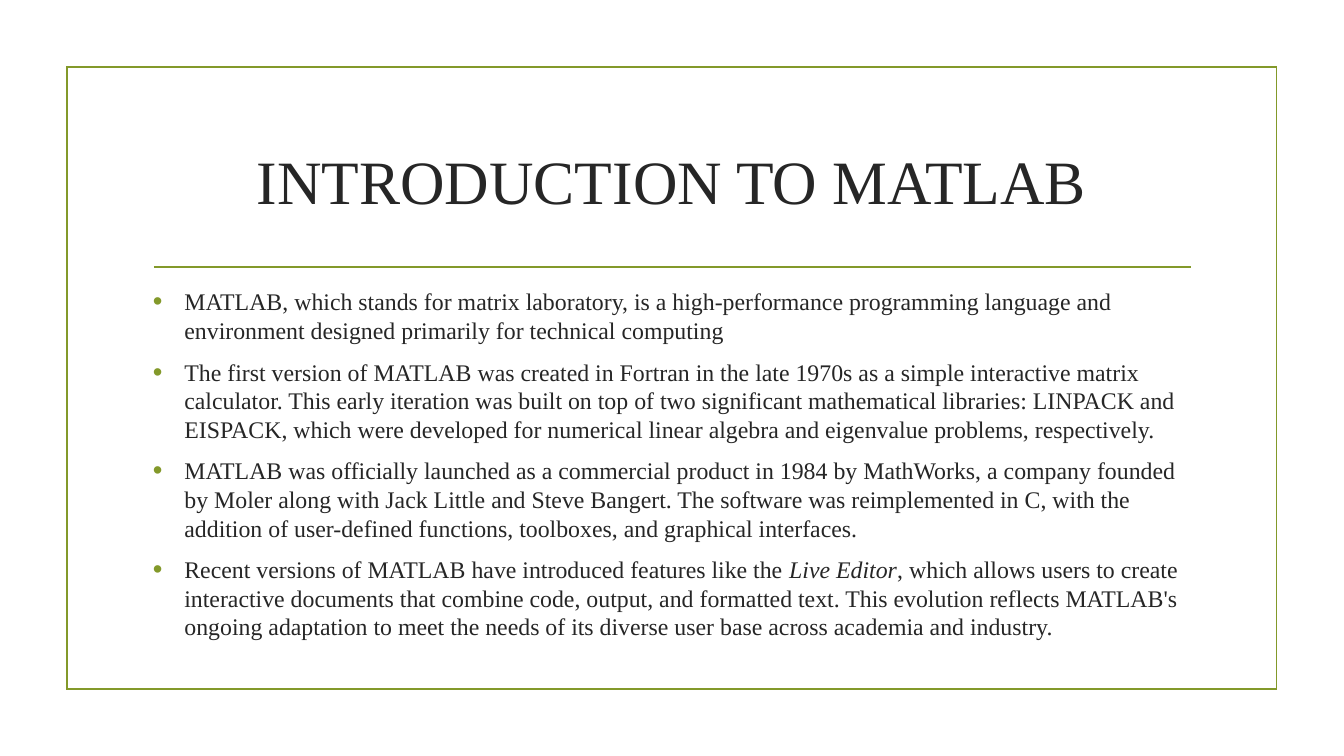
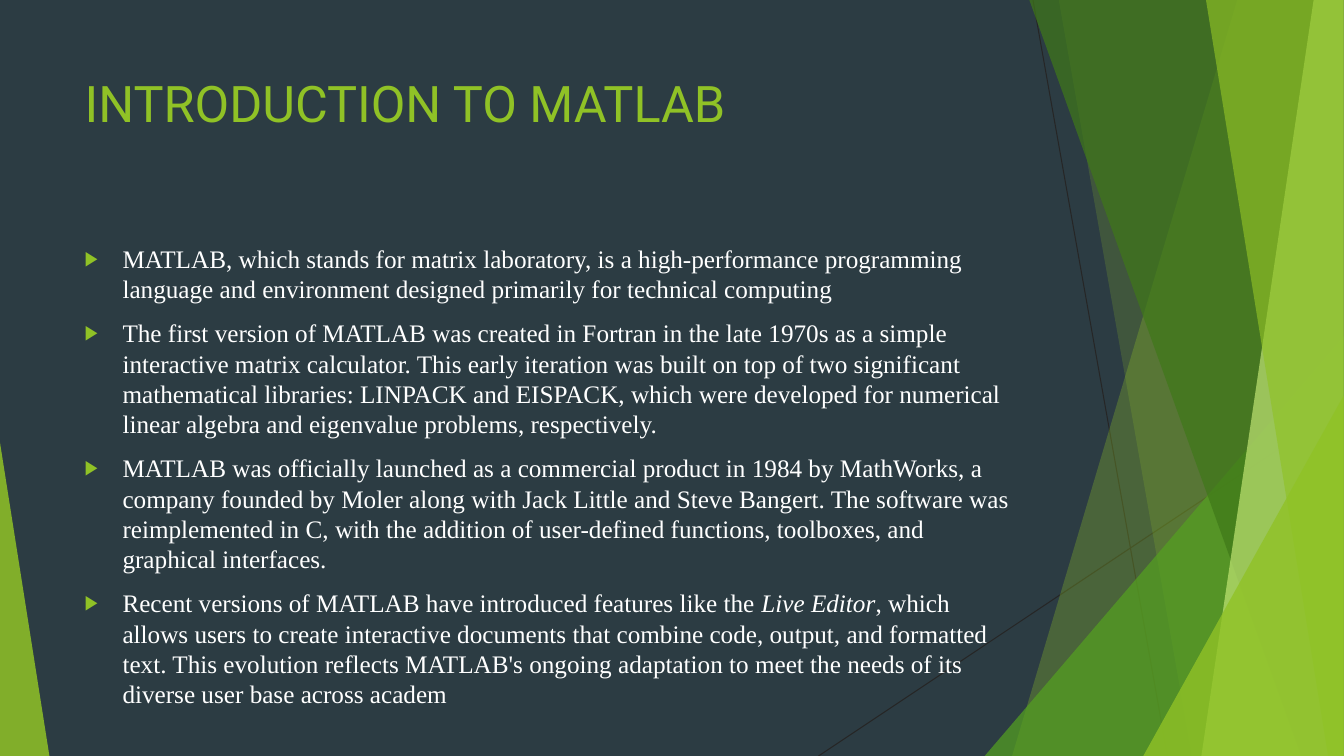
Before and after one commit to Dan256-ami/Buluma-Daniel-, a slide deck: slide 3 of MATLAB GROUP 15.pptx. Drawn at 1344x756 pixels with LibreOffice and Linux fonts; fonts in the diff are those of the drawing; background and template pictures are left out. Boxes give left, top, right and bottom in pixels: in the first picture for what was removed or moved away, otherwise in the second. Text is boxed around its words. In the diff, an @@ line names an element or a change of style, - is before the commit and + after.

```diff
--- a/MATLAB GROUP 15.pptx
+++ b/MATLAB GROUP 15.pptx
@@ background picture (left out) to #2C3C43 @@
@@ rectangle removed at (x1=67, y1=68, x2=1276, y2=690) @@
@@ title "INTRODUCTION TO MATLAB" moved from (x1=257, y1=163, x2=1086, y2=205) to (x1=85, y1=86, x2=725, y2=123) @@
@@ title "INTRODUCTION TO MATLAB" at (x1=85, y1=86, x2=725, y2=123): size 44 to 36 pt, font Times New Roman to Roboto, text colour #262626 to #90C226; alignment centre to left; vertical alignment middle to top @@
@@ text "MATLAB, which stands for matrix ..." moved from (x1=184, y1=293, x2=1178, y2=640) to (x1=123, y1=250, x2=1008, y2=704) @@
@@ text at (x1=123, y1=250, x2=1008, y2=574): size 17 to 18 pt, text colour #262626 to #FFFFFF in "MATLAB, which stands for matrix laboratory, is ...", "The first version of MATLAB was created ...", "MATLAB was officially launched as a commercial ..."; bullet • to ▶; bullet colour #83992A to #90C226 @@
@@ line removed from (154, 267) to (1191, 267) @@
@@ group added at (x1=0, y1=0, x2=1344, y2=756): 5 freeform shapes, 3 triangles, 2 lines @@
@@ text at (x1=123, y1=594, x2=987, y2=704): text changed; size 17 to 18 pt; text colour #262626 to #FFFFFF @@
-• Recent versions of MATLAB have introduced features like the Live Editor, which allows users to create interactive documents that combine code, output, and formatted text. This evolution reflects MATLAB's ongoing adaptation to meet the needs of its diverse user base across academia and industry.
+▶ Recent versions of MATLAB have introduced features like the Live Editor, which allows users to create interactive documents that combine code, output, and formatted text. This evolution reflects MATLAB's ongoing adaptation to meet the needs of its diverse user base across academ
```
Also in this commit, not shown: 2 other slides changed, 27 slides added, 17 slides removed.
